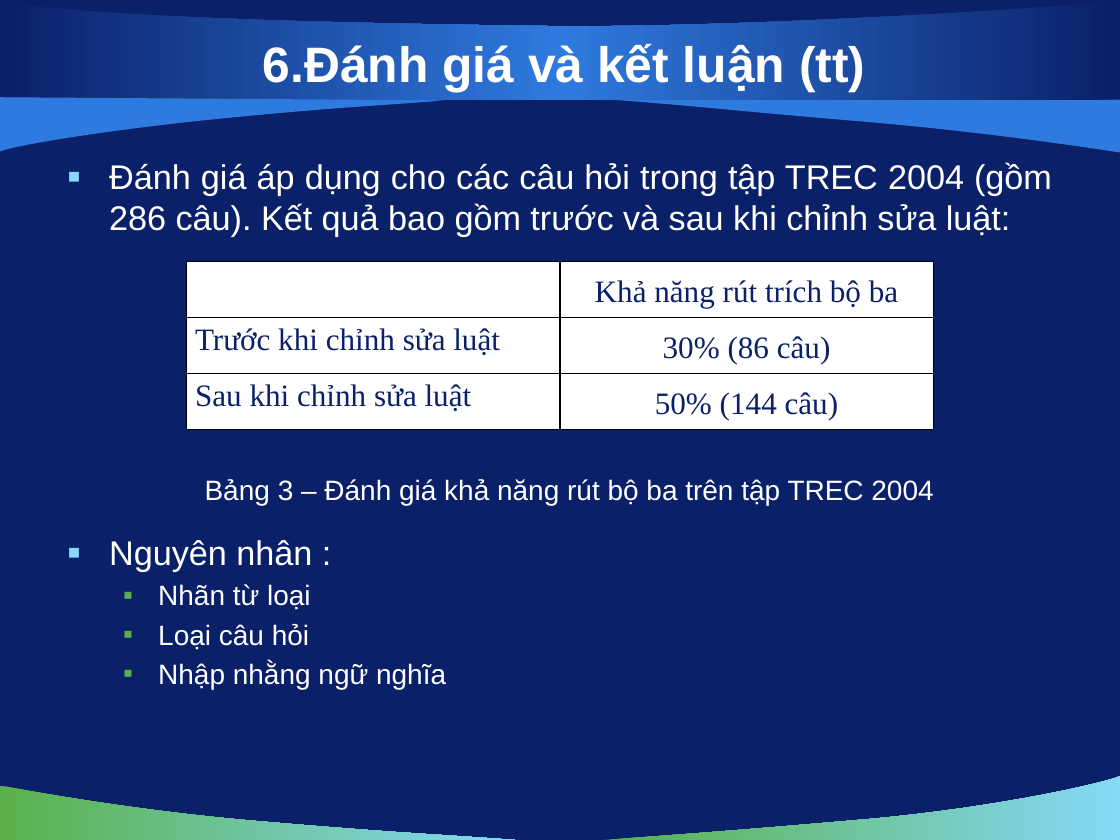
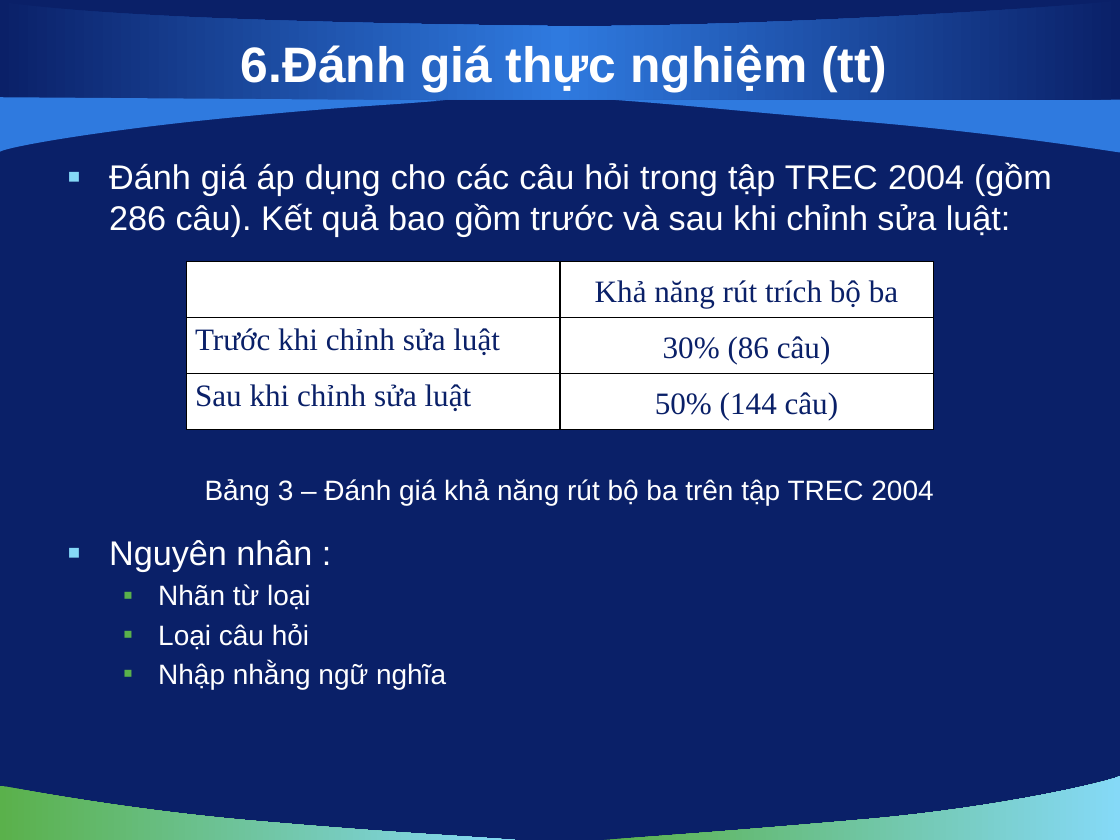
Before and after one commit to hungntit/filnalproject, a slide deck: slide 21 of De Cuong/bao cao luan van/slide 1.0.pptx. Drawn at 1120x840 pixels with LibreOffice and Linux fonts; fonts in the diff are those of the drawing; background and template pictures are left out. Boxes give left, top, right and bottom in pixels: in the first picture for what was removed or moved away, otherwise in the second. Text is boxed around its words. In the diff, an @@ line names an element or a change of style, - is before the commit and + after.

```diff
--- a/De Cuong/bao cao luan van/slide 1.0.pptx
+++ b/De Cuong/bao cao luan van/slide 1.0.pptx
@@ title at (241, 45, 887, 92): text changed @@
-6.Đánh giá và kết luận (tt)
+6.Đánh giá thực nghiệm (tt)
```
Also in this commit, not shown: 3 other slides changed.
